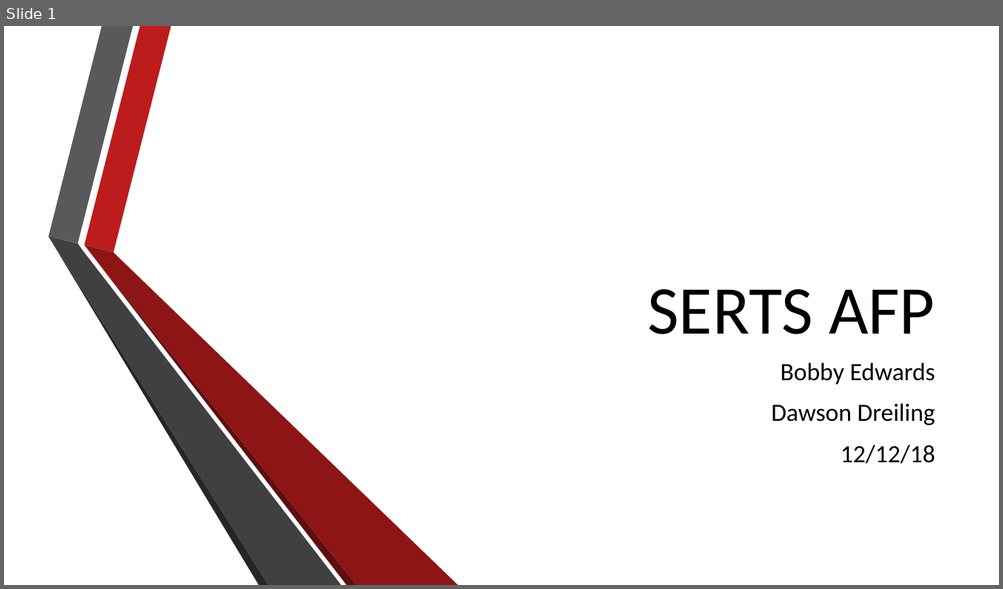
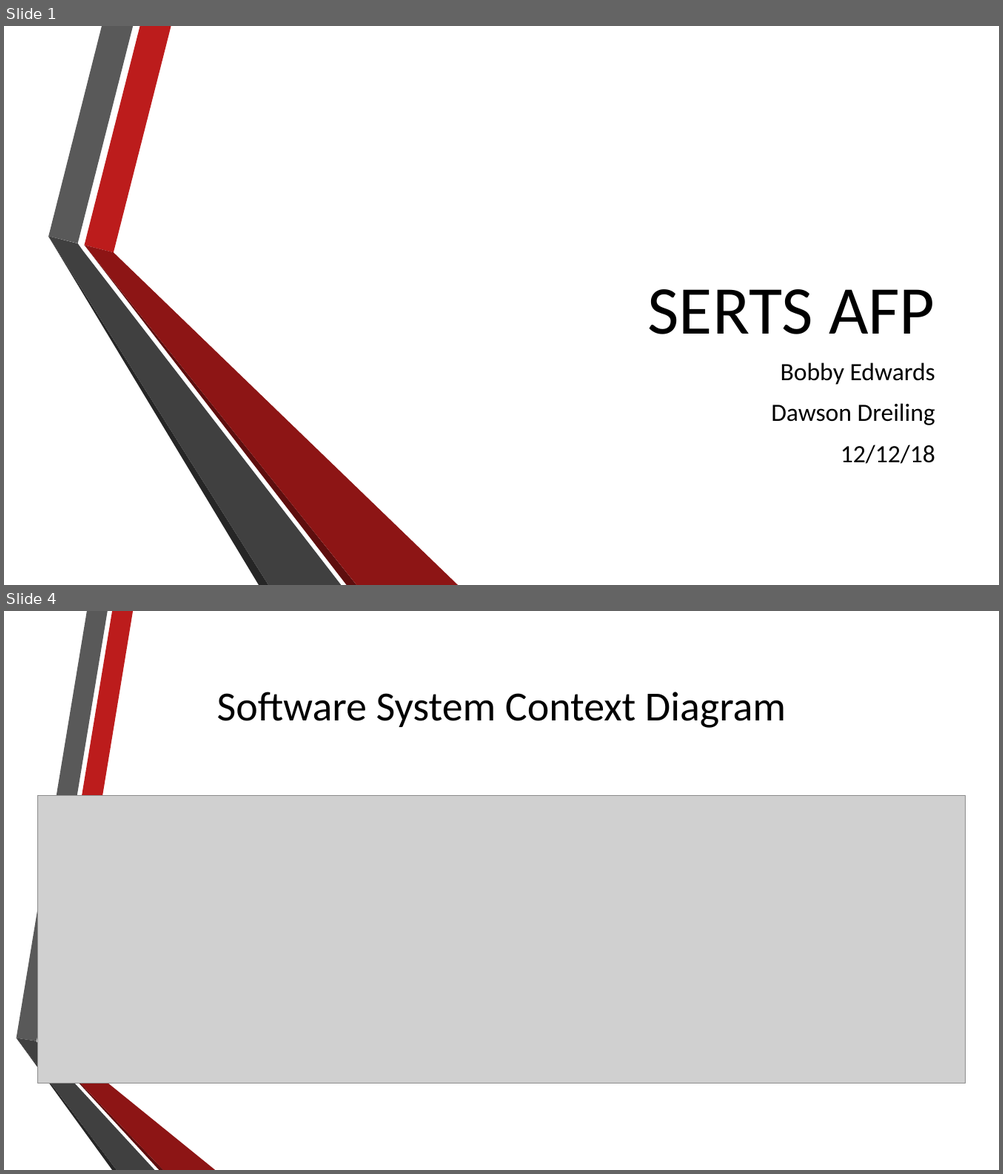
Before and after one commit to BobbyEdwards/SERTS_AudioPlayerProject, a slide deck: SERTS AFP Final Presentation.pptx. Shown one above the other, each under a label of ours: slide 1 before the commit, slides 1 and 4 after it; the slides between them are not shown. The pictures are 1003x589 and 1003x1174 pixels, drawn with LibreOffice and Linux fonts; fonts in the diff are those of the drawing; grey boxes stand for pictures; background and template pictures are left out. Boxes give left, top, right and bottom in pixels: in the first picture for what was removed or moved away, otherwise in the second. Text is boxed around its words. In the diff, an @@ line names an element or a change of style, - is before the commit and + after.

```diff
--- a/SERTS AFP Final Presentation.pptx
+++ b/SERTS AFP Final Presentation.pptx
@@ slide 4 added at bbox=[4, 611, 999, 1170], background picture (left out) @@
@@ title added at bbox=[217, 692, 785, 728], 40 pt, text #000000 @@
+Software System Context Diagram
@@ picture added at bbox=[37, 795, 965, 1083] @@
@@ group added at bbox=[16, 611, 215, 1170]: 6 freeform shapes @@
```
Also in this commit, not shown: 4 slides changed, 6 other files.
